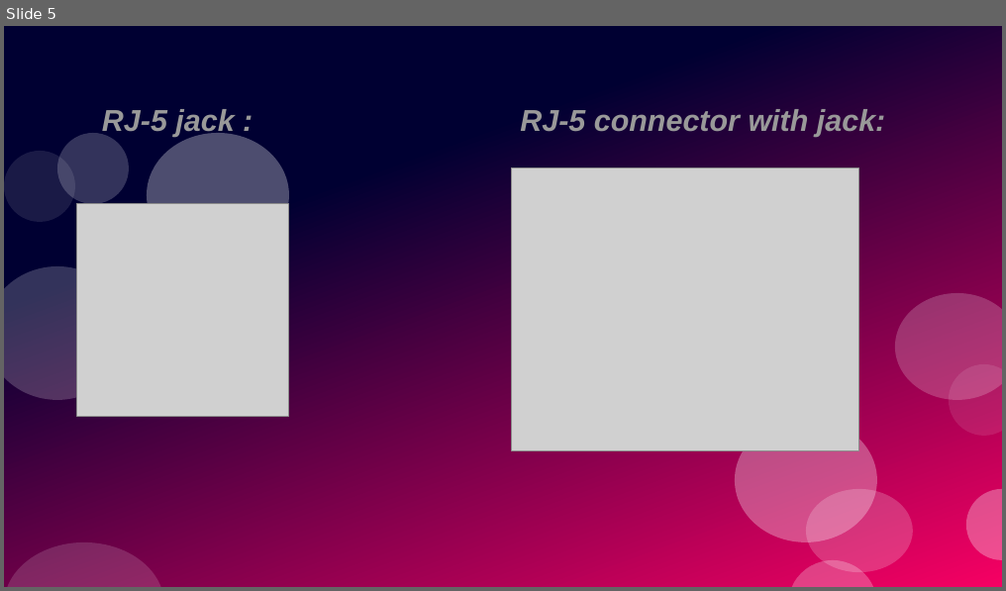
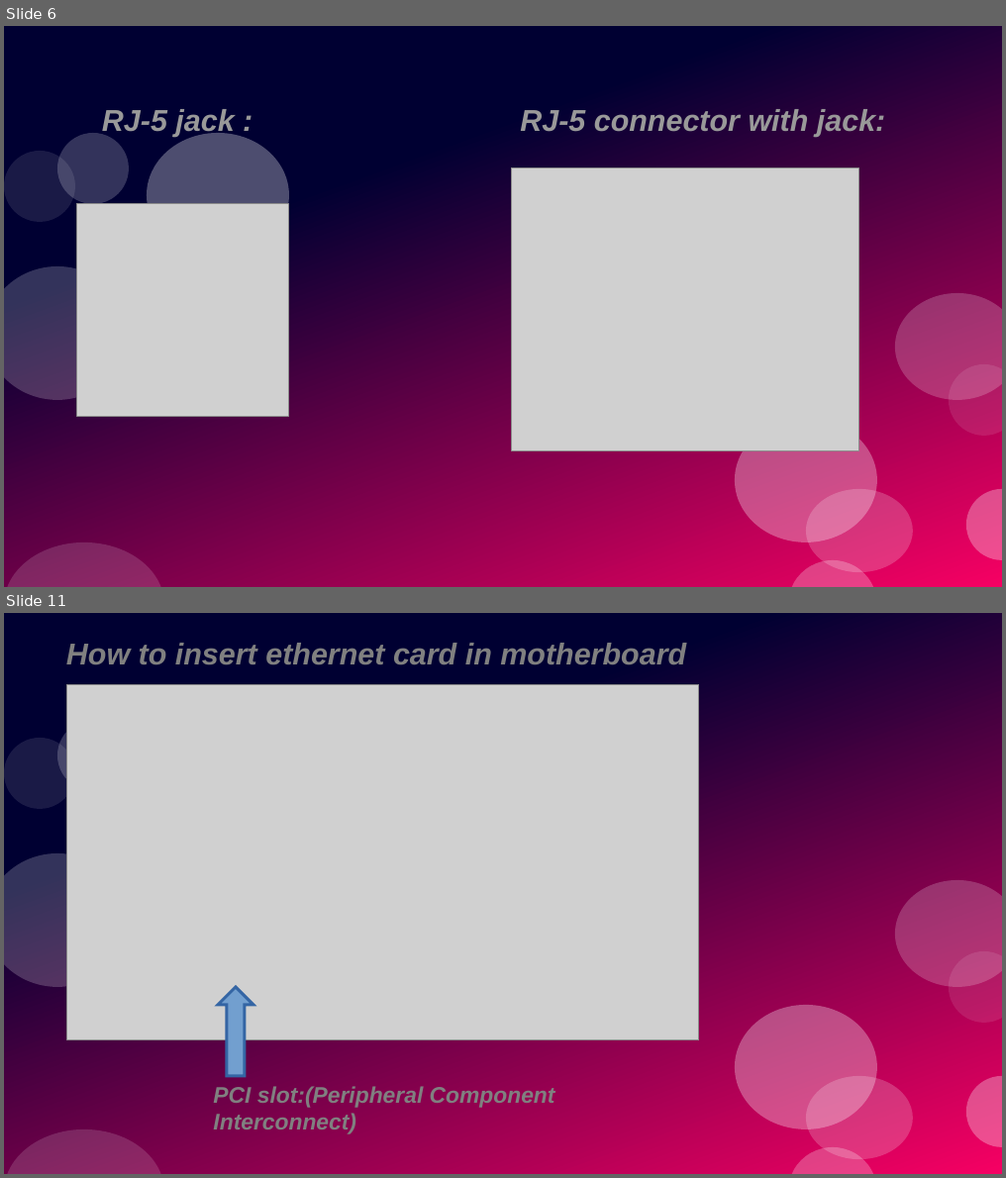
Before and after one commit to rudnesh/school, a slide deck: computer.odp. Shown one above the other, each under a label of ours: slide 5 before the commit, slides 6 and 11 after it; the slides between them are not shown. The pictures are 1006x591 and 1006x1178 pixels, drawn with LibreOffice and Linux fonts; fonts in the diff are those of the drawing; grey boxes stand for pictures. Boxes give left, top, right and bottom in pixels: in the first picture for what was removed or moved away, otherwise in the second. Text is boxed around its words. In the diff, an @@ line names an element or a change of style, - is before the commit and + after.

```diff
--- a/computer.odp
+++ b/computer.odp
@@ slide 11 added at <box>4,613,1002,1174</box>, background #FFFFFF; not listed: 11 template elements that a slide beside it also shows @@
@@ text added at <box>66,643,686,664</box>, 24 pt, text #808080, bold, italic @@
+How to insert ethernet card in motherboard
@@ picture added at <box>67,684,699,1041</box> @@
@@ up arrow added at <box>218,987,253,1075</box>, fill #729FCF, outline #3465A4 2.3 pt @@
@@ text added at <box>213,1086,555,1135</box>, 18 pt, text #808080, bold, italic @@
+PCI slot:(Peripheral Component Interconnect)
@@ what was slide 5 is now slide 6 @@
```
Also in this commit, not shown: 4 slides changed, 17 other slides added, 1 slide removed.
